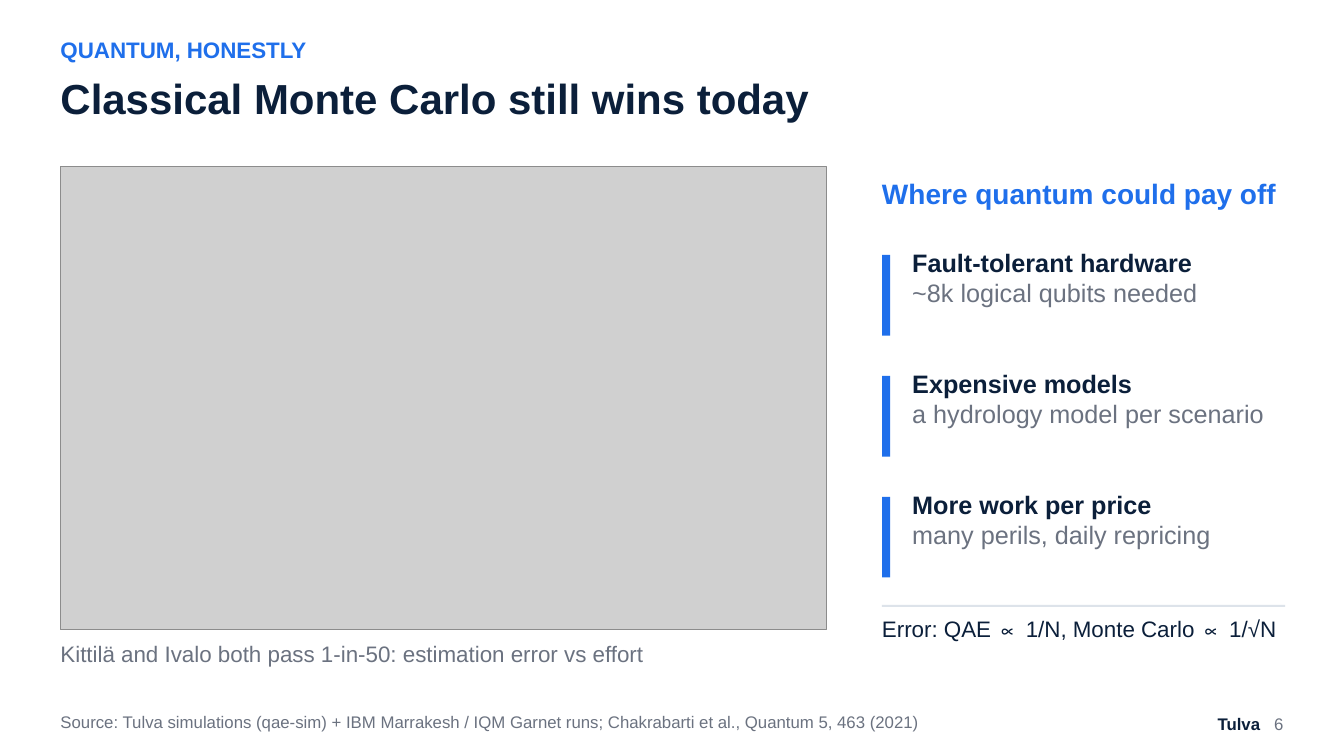
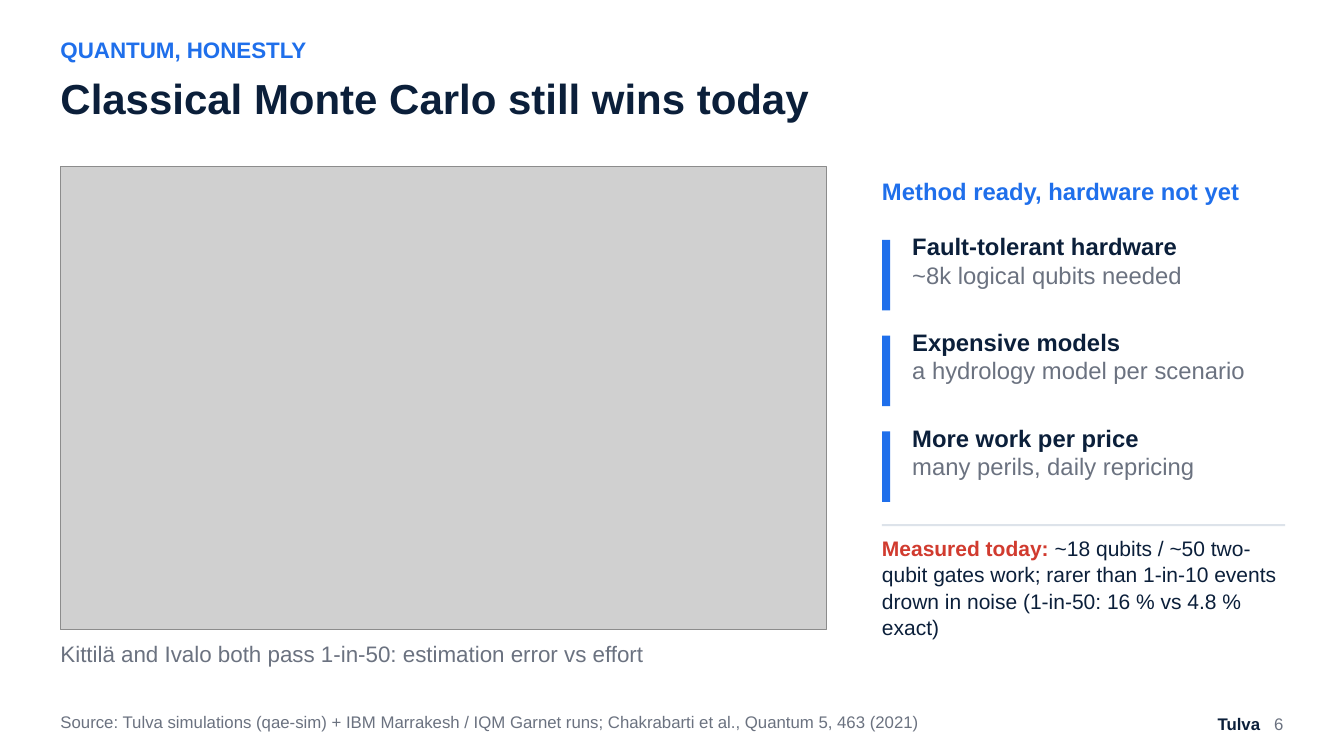
Before and after one commit to Zawaer/tulva, a slide deck: slide 6 of deck/Tulva_QxF2026.pptx. Drawn at 1344x756 pixels with LibreOffice and Linux fonts; fonts in the diff are those of the drawing; grey boxes stand for pictures. Boxes give left, top, right and bottom in pixels: in the first picture for what was removed or moved away, otherwise in the second. Text is boxed around its words. In the diff, an @@ line names an element or a change of style, - is before the commit and + after.

```diff
--- a/deck/Tulva_QxF2026.pptx
+++ b/deck/Tulva_QxF2026.pptx
@@ text at (x1=882, y1=182, x2=1239, y2=205): text changed; size 20 to 17 pt @@
-Where quantum could pay off
+Method ready, hardware not yet
@@ text "Fault-tolerant hardware" moved from (x1=912, y1=253, x2=1197, y2=307) to (x1=912, y1=237, x2=1181, y2=289) @@
@@ rectangle resized from (x1=882, y1=255, x2=890, y2=336) to (x1=882, y1=240, x2=890, y2=311) @@
@@ text "Expensive models" moved from (x1=912, y1=374, x2=1263, y2=428) to (x1=912, y1=333, x2=1245, y2=384) @@
@@ rectangle resized from (x1=882, y1=376, x2=890, y2=457) to (x1=882, y1=336, x2=890, y2=406) @@
@@ rectangle resized from (x1=882, y1=497, x2=890, y2=578) to (x1=882, y1=432, x2=890, y2=502) @@
@@ size 18 to 17 pt in 3 elements at (x1=912, y1=237, x2=1181, y2=289), (x1=912, y1=333, x2=1245, y2=384), (x1=912, y1=429, x2=1194, y2=480) @@
@@ text "More work per price" moved from (x1=912, y1=495, x2=1211, y2=549) to (x1=912, y1=429, x2=1194, y2=480) @@
@@ rectangle moved from (x1=882, y1=605, x2=1286, y2=607) to (x1=882, y1=524, x2=1286, y2=526) @@
@@ text at (x1=882, y1=540, x2=1276, y2=640): text changed; size 16 to 15 pt @@
-Error: QAE ∝ 1/N, Monte Carlo ∝ 1/√N
+Measured today: ~18 qubits / ~50 two-qubit gates work; rarer than 1-in-10 events drown in noise (1-in-50: 16 % vs 4.8 % exact)
```
Also in this commit, not shown: 5 other slides changed, 17 other files.
